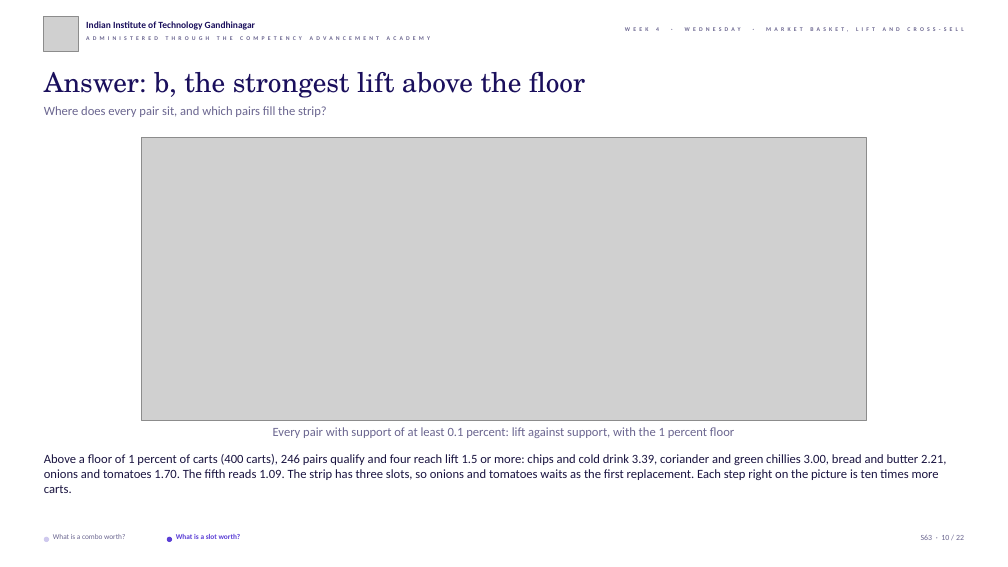
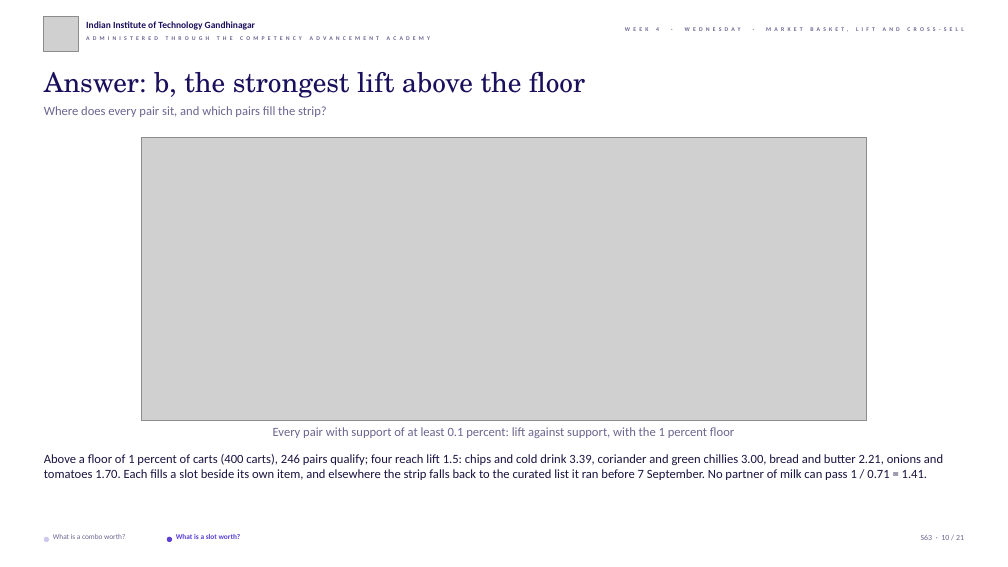
Before and after one commit to fde-academy-lab/c2-content-factory, a slide deck: slide 10 of content/W04/D3/slides/C2_W04_D03_half2_STUDENT.pptx. Drawn at 1008x567 pixels with LibreOffice and Linux fonts; fonts in the diff are those of the drawing; grey boxes stand for pictures; background and template pictures are left out. Boxes give left, top, right and bottom in pixels: in the first picture for what was removed or moved away, otherwise in the second. Text is boxed around its words. In the diff, an @@ line names an element or a change of style, - is before the commit and + after.

```diff
--- a/content/W04/D3/slides/C2_W04_D03_half2_STUDENT.pptx
+++ b/content/W04/D3/slides/C2_W04_D03_half2_STUDENT.pptx
@@ text at [44,454,943,480]: text changed @@
-Above a floor of 1 percent of carts (400 carts), 246 pairs qualify and four reach lift 1.5 or more: chips and cold drink 3.39, coriander and green chillies 3.00, bread and butter 2.21, onions and tomatoes 1.70. The fifth reads 1.09. The strip has three slots, so onions and tomatoes waits as the first replacement. Each step right on the picture is ten times more carts.
+Above a floor of 1 percent of carts (400 carts), 246 pairs qualify; four reach lift 1.5: chips and cold drink 3.39, coriander and green chillies 3.00, bread and butter 2.21, onions and tomatoes 1.70. Each fills a slot beside its own item, and elsewhere the strip falls back to the curated list it ran before 7 September. No partner of milk can pass 1 / 0.71 = 1.41.
```
Also in this commit, not shown: 20 other slides changed, 1 slide removed, 3 other files.
